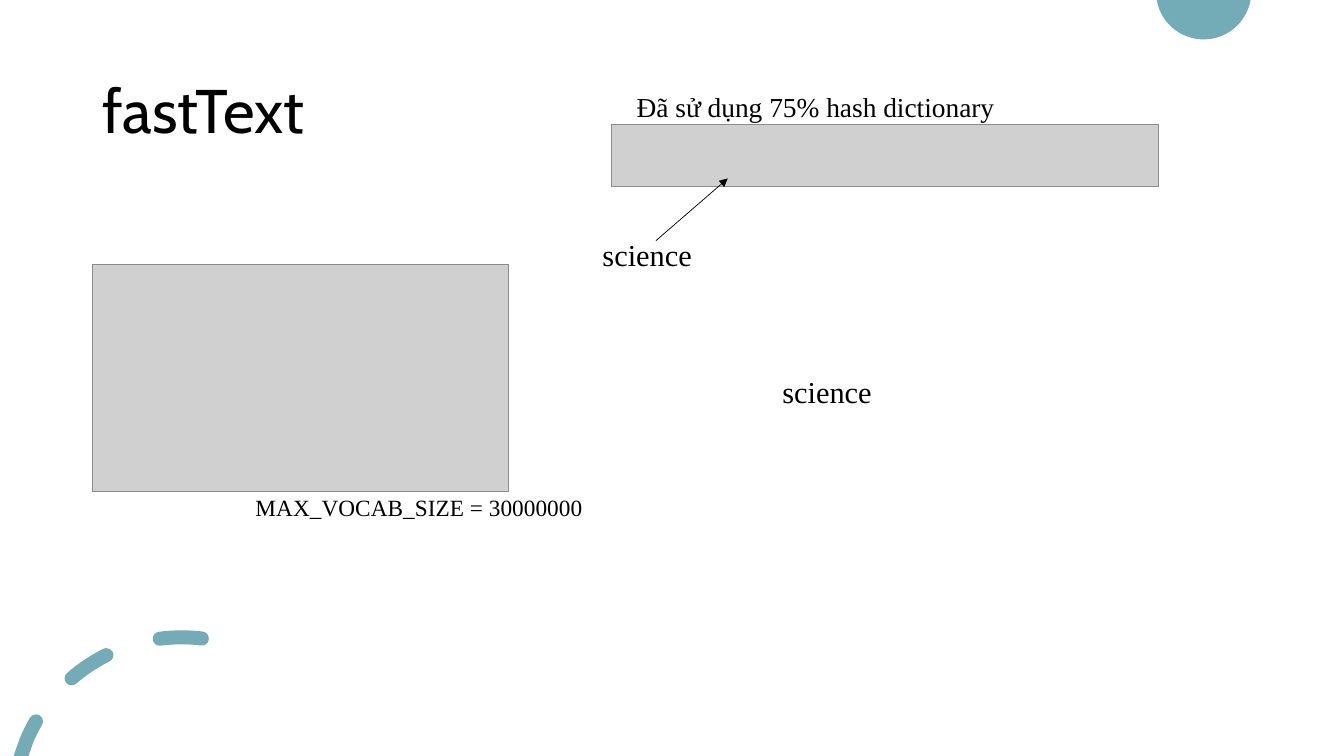
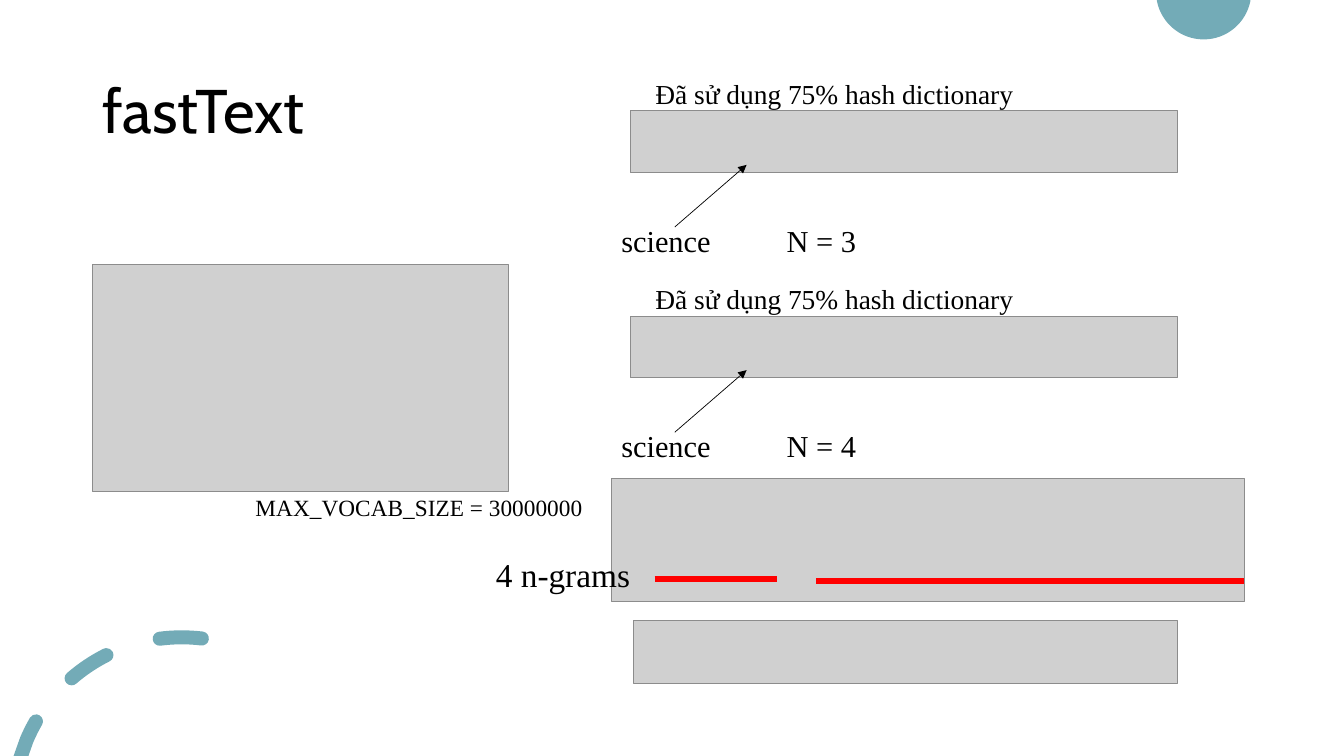
Before and after one commit to nguyenduyhanlam/NLP_Mid, a slide deck: slide 30 of Word representation.pptx. Drawn at 1344x756 pixels with LibreOffice and Linux fonts; fonts in the diff are those of the drawing; grey boxes stand for pictures. Boxes give left, top, right and bottom in pixels: in the first picture for what was removed or moved away, otherwise in the second. Text is boxed around its words. In the diff, an @@ line names an element or a change of style, - is before the commit and + after.

```diff
--- a/Word representation.pptx
+++ b/Word representation.pptx
@@ 2 texts, 1 picture, 1 arrow: place and size @@
-2 texts, 1 picture, 1 arrow at bbox=[602, 98, 1158, 267]
+2 texts, 1 picture, 1 arrow at bbox=[621, 85, 1178, 253]
@@ text added at bbox=[787, 232, 856, 253], 21.7 pt, text #000000 @@
+N = 3
@@ text "science": place and size @@
-text "science" at bbox=[782, 383, 871, 404]
+text "science" at bbox=[621, 437, 710, 458]
@@ group added at bbox=[630, 290, 1178, 457]: 2 texts, 1 picture, 1 arrow @@
+Đã sử dụng 75% hash dictionary
+N = 4
@@ picture added at bbox=[611, 479, 1244, 602] @@
@@ text added at bbox=[496, 561, 630, 594], 23.8 pt, text #000000 @@
+4 n-grams
@@ line added from (655, 580) to (776, 580), #FF0000 4.5 pt @@
@@ line added from (817, 581) to (1245, 581), #FF0000 4.5 pt @@
@@ picture added at bbox=[633, 620, 1178, 683] @@
```
Also in this commit, not shown: 2 other slides changed, 3 slides added.
